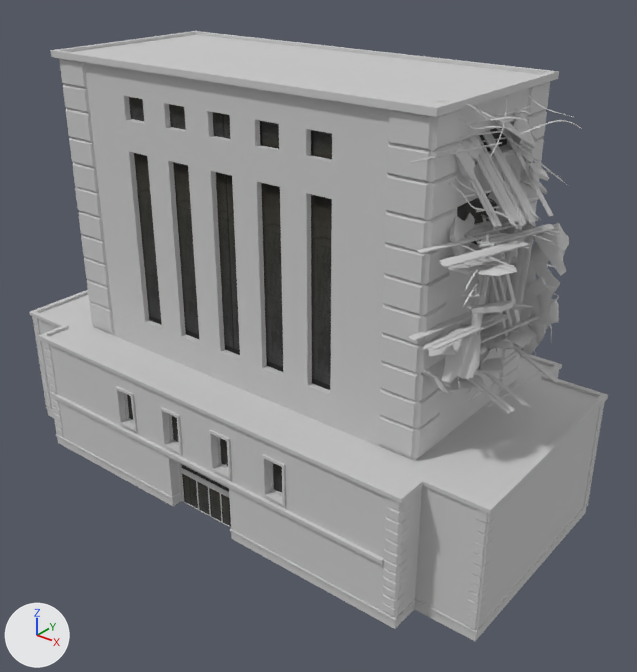
The FBX model Assets/Apocalyptic_World/Art/StaticMesh/Buildings/SM_Building_02.FBX: old version first, new version second.
Rendered twice from a camera (50 mm lens) standing at (52.4, -61.1, 53.9) and looking at (2.9, 0.7, 15.5). Every picture has the same lights, and +X, +Y and +Z are marked at lower left. Objects named as collision shapes, trigger or cutter boxes, shadow casters or lower levels of detail are left out. Where no turn or scale is listed for an object, it has been applied to the vertices.

In view in the first picture: 'SM_Building_02_LOD0'.
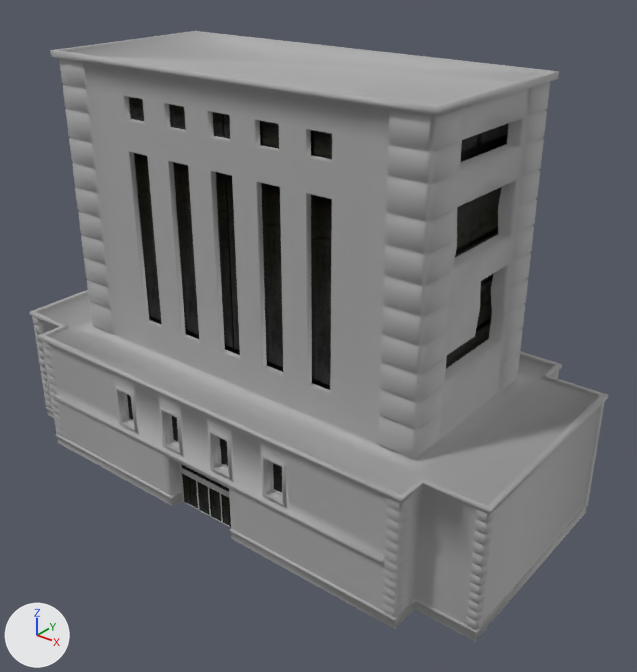
Edits to the bpy script that builds the scene:
```text
Change mat_trim_pavements:
    mat_trim_pavements.metallic: 0.0 -> 1.0
Change mat_trim_metal:
    mat_trim_metal.metallic: 0.0 -> 1.0
Change me_mesh:
    used by ob_sm_building_02_lod0; location = (0.0, 0.0, 0.0)
    remove me_mesh.from_pydata(...)  # 8969 vertices, 17160 faces; spans x -28.8..28.8, y -14.2..14.2, z 0.0..41.8
    add me_mesh.from_pydata(...)  # 3153 vertices, 6244 faces; spans x -28.8..28.8, y -14.2..14.2, z 0.0..41.8
    me_mesh part 1: 179 loose pieces with 5816 vertices, spanning x 15.3..27.3, y -11.3..7.9, z 17.5..41.7, are deleted
    me_mesh part 2: the surface is now shaded smooth
```

What differs and where, as boxes [x1, y1, x2, y2] in the pictures (637 x 672 px):
'SM_Building_02_LOD0', surface changed, reshaped: [29, 31, 608, 641] in both
part 1 of me_mesh, deleted: before [408, 94, 582, 414]
